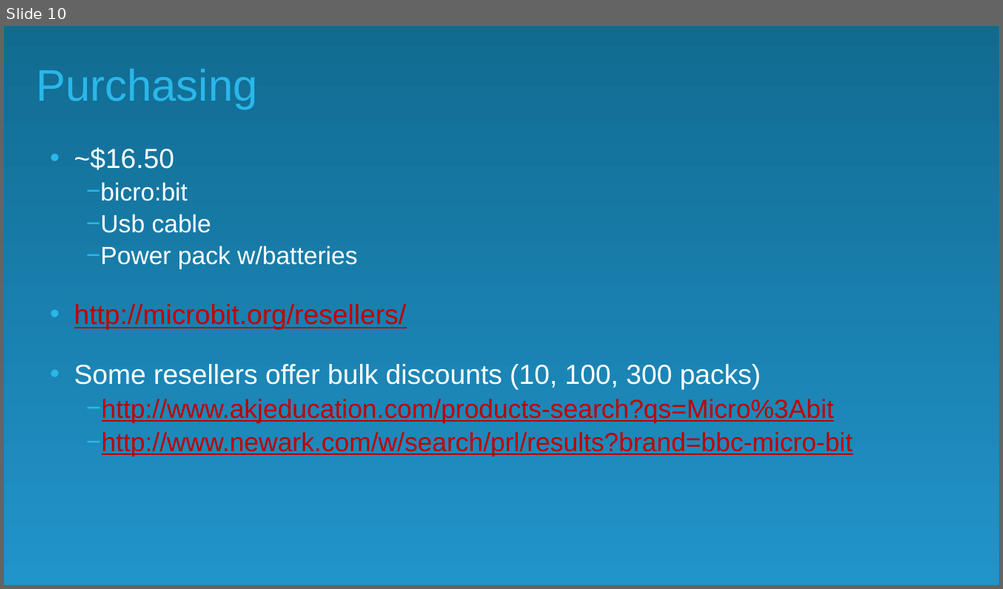
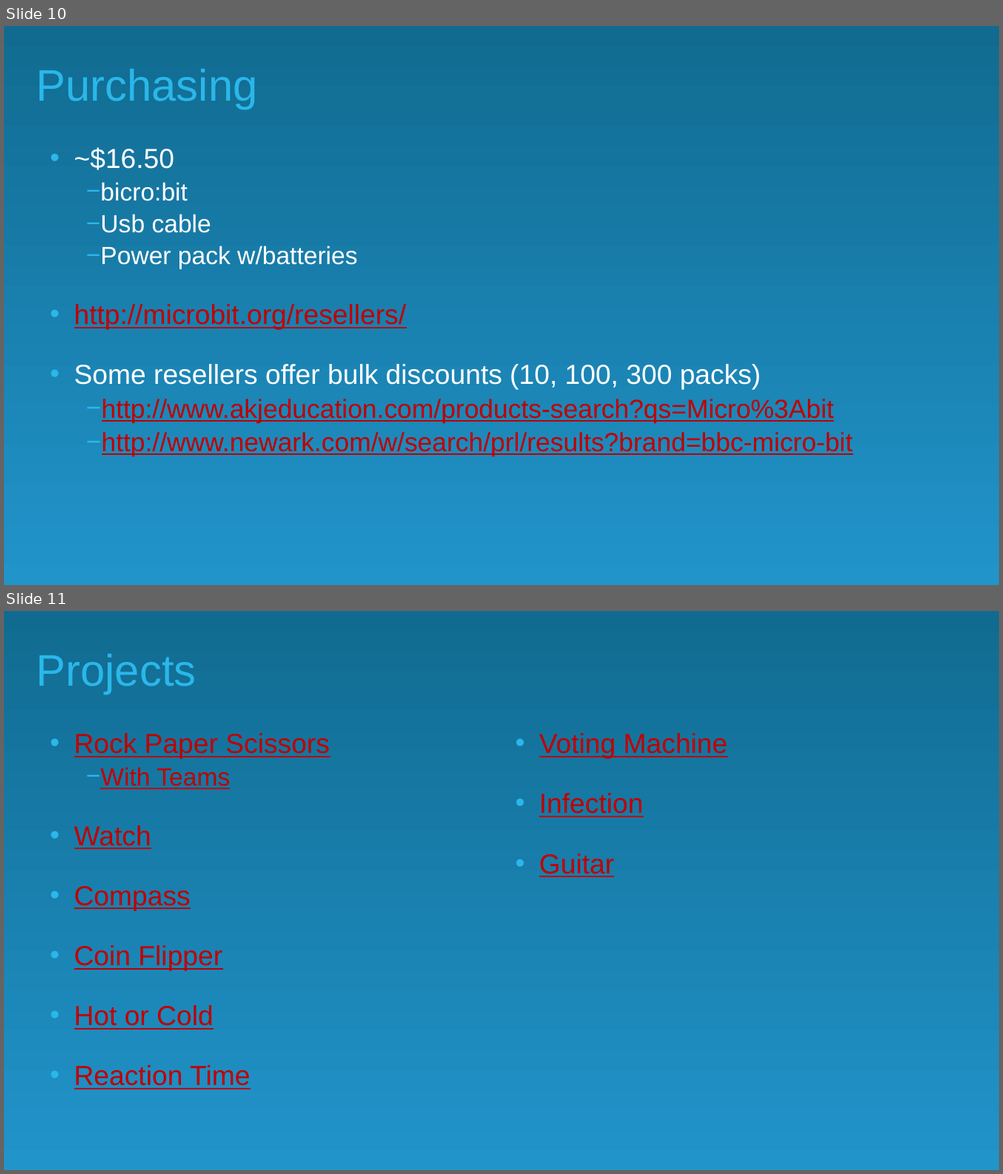
Before and after one commit to nicolehaugen/microbit, a slide deck: micro-bit.pptx. Shown one above the other, each under a label of ours: slide 10 before the commit, slides 10 and 11 after it. The pictures are 1003x589 and 1003x1174 pixels, drawn with LibreOffice and Linux fonts; fonts in the diff are those of the drawing; background and template pictures are left out. Boxes give left, top, right and bottom in pixels: in the first picture for what was removed or moved away, otherwise in the second. Text is boxed around its words. In the diff, an @@ line names an element or a change of style, - is before the commit and + after.

```diff
--- a/micro-bit.pptx
+++ b/micro-bit.pptx
@@ slide 11 added at <box>4,611,999,1170</box>, background #FFFFFF; not listed: 1 template element that a slide beside it also shows @@
@@ title added at <box>37,654,196,695</box>, 42.7 pt, text #2AB7EA @@
+Projects
@@ text added at <box>74,733,728,1090</box>, 26.7 pt, text #C00000, underline @@
+• Rock Paper Scissors
+  − With Teams
+• Watch
+• Compass
+• Coin Flipper
+• Hot or Cold
+• Reaction Time
+• Voting Machine
+• Infection
+• Guitar
```
Also in this commit, not shown: 2 slides changed, 1 other slide added.
